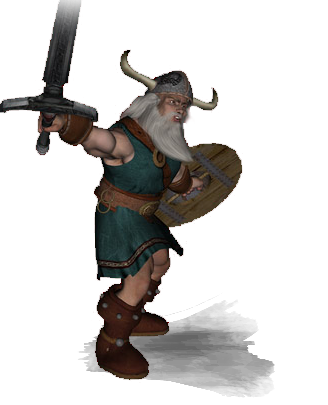
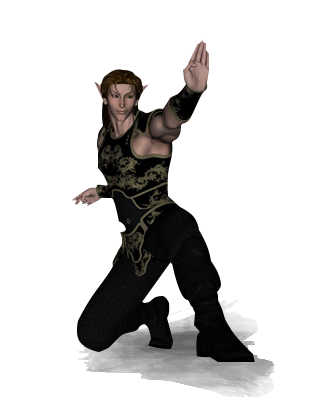
Comparing the layer stacks of the two 328×405 images. Changes:
added layer "2_0_0" above "Layer 31" over (72, 39, 255, 362)
hid "1_0_108" over (0, 0, 243, 383)
